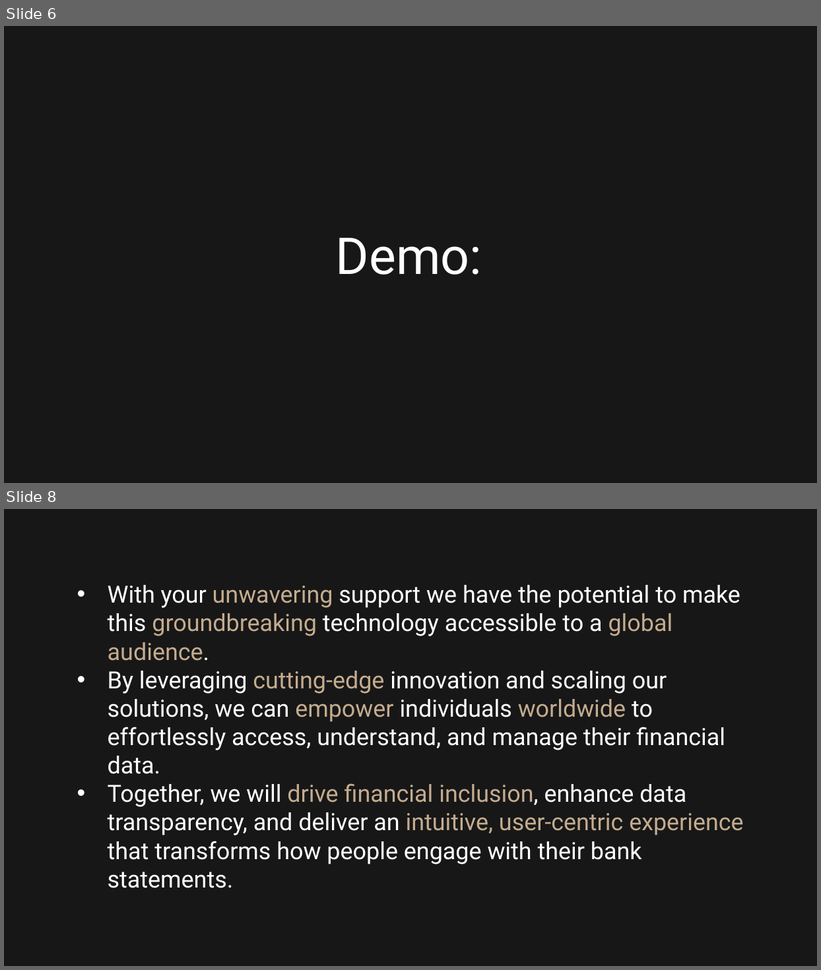
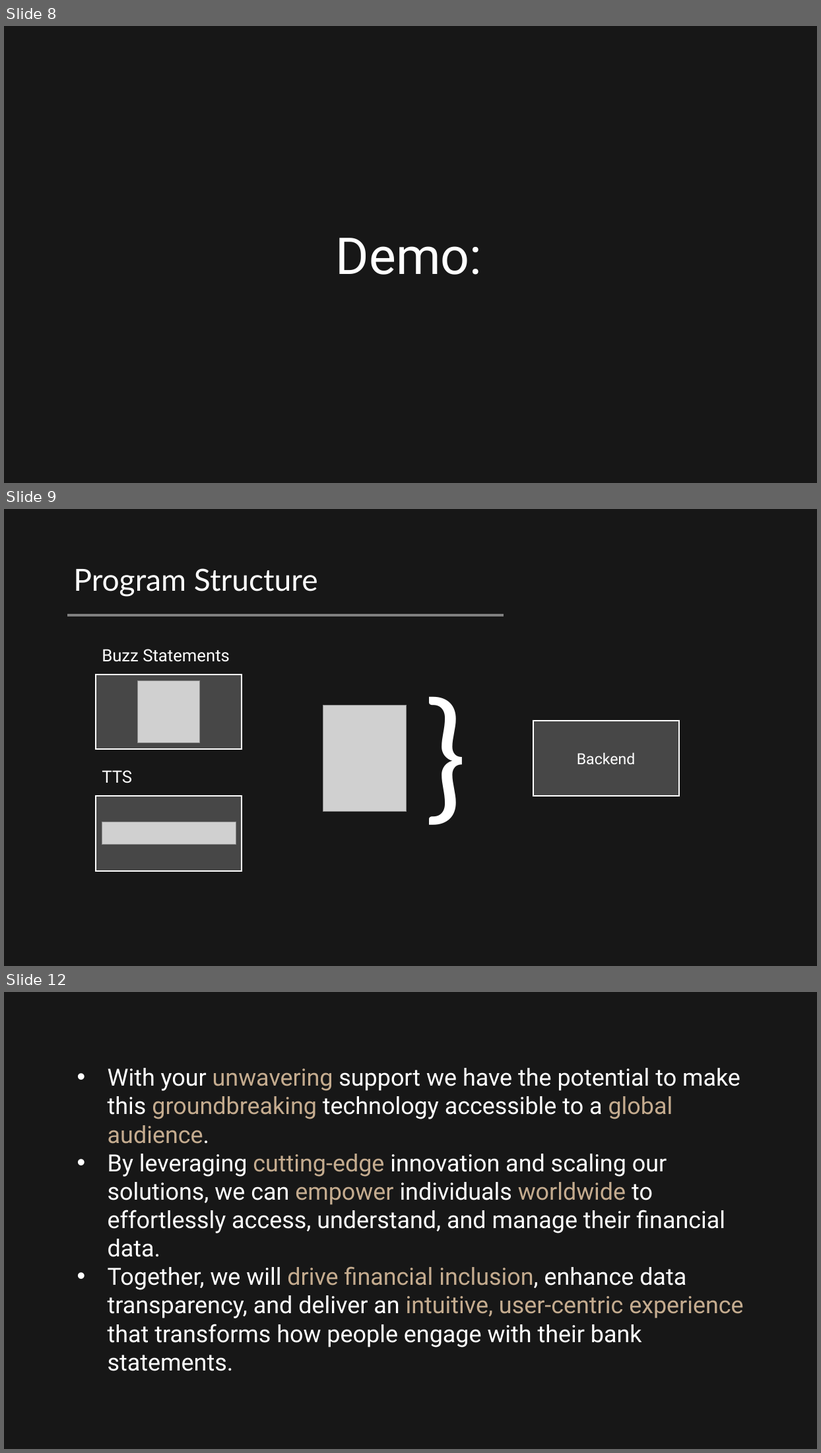
Before and after one commit to drevoksi/buzzwords, a slide deck: Presentation.pptx. Shown one above the other, each under a label of ours: slides 6 and 8 before the commit, slides 8, 9 and 12 after it; the slides between them are not shown. The pictures are 821x970 and 821x1453 pixels, drawn with LibreOffice and Linux fonts; fonts in the diff are those of the drawing; grey boxes stand for pictures. Boxes give left, top, right and bottom in pixels: in the first picture for what was removed or moved away, otherwise in the second. Text is boxed around its words. In the diff, an @@ line names an element or a change of style, - is before the commit and + after.

```diff
--- a/Presentation.pptx
+++ b/Presentation.pptx
@@ slide 9 added at [4, 509, 817, 966], background #171717 @@
@@ text added at [73, 568, 318, 597], 36 pt, text #FFFFFF @@
+Program Structure
@@ line added from (67, 616) to (504, 616), #808080 3 pt @@
@@ text added at [102, 649, 230, 784], 20 pt, text #FFFFFF @@
+Buzz Statements
+TTS
@@ text added at [418, 661, 479, 838], 166 pt, text #FFFFFF @@
+}
@@ rectangle added at [96, 674, 242, 749], fill #595959 at 74% opacity, outline #FFFFFF 1.5 pt @@
@@ picture added at [137, 681, 200, 743] @@
@@ picture added at [323, 706, 407, 812] @@
@@ rectangle added at [533, 722, 679, 796], fill #595959 at 74% opacity, outline #FFFFFF 1.5 pt, 18 pt, text #FFFFFF @@
+Backend
@@ rectangle added at [96, 796, 242, 871], fill #595959 at 74% opacity, outline #FFFFFF 1.5 pt @@
@@ picture added at [102, 823, 236, 845] @@
@@ what was slide 6 is now slide 8 @@
@@ what was slide 8 is now slide 12 @@
```
Also in this commit, not shown: 1 slide changed, 3 other slides added, 1 other file.
